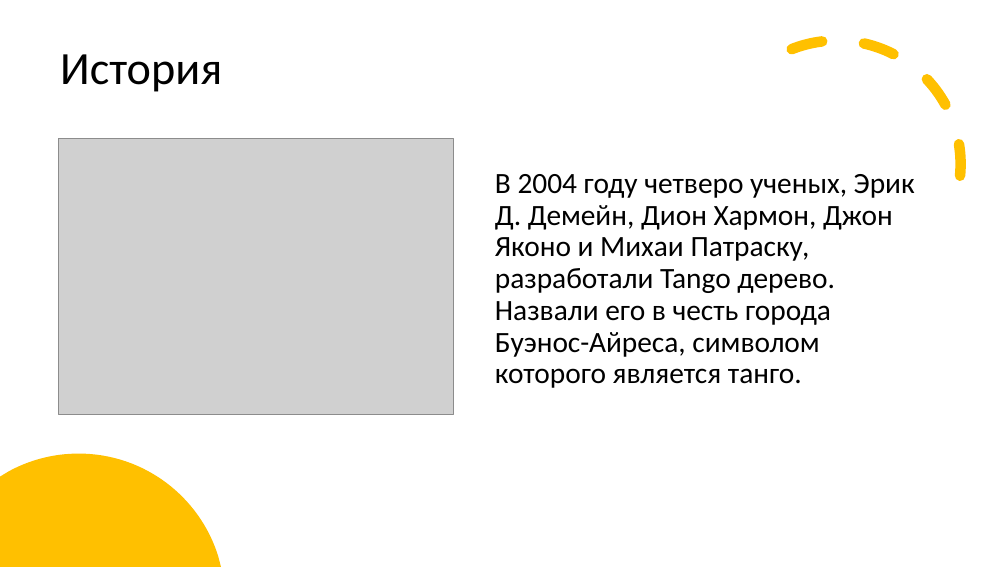
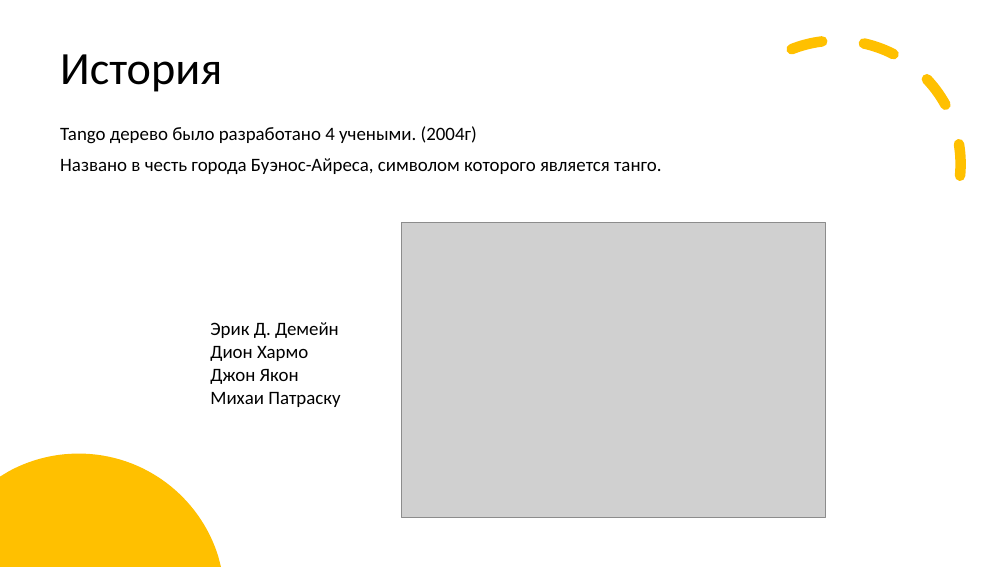
Before and after one commit to Far0ver/TangoTree, a slide deck: slide 2 of Танго дерево презентация.pptx. Drawn at 1008x567 pixels with LibreOffice and Linux fonts; fonts in the diff are those of the drawing; grey boxes stand for pictures. Boxes give left, top, right and bottom in pixels: in the first picture for what was removed or moved away, otherwise in the second. Text is boxed around its words. In the diff, an @@ line names an element or a change of style, - is before the commit and + after.

```diff
--- a/Танго дерево презентация.pptx
+++ b/Танго дерево презентация.pptx
@@ text at (60,126,662,174): text changed; size 28 to 18 pt @@
-В 2004 году четверо ученых, Эрик Д. Демейн, Дион Хармон, Джон Яконо и Михаи Патраску, разработали Tango дерево. Назвали его в честь города Буэнос-Айреса, символом которого является танго.
+Tango дерево было разработано 4 учеными. (2004г)
+Названо в честь города Буэнос-Айреса, символом которого является танго.
@@ picture: place and size @@
-picture at (58,139,453,414)
+picture at (402,222,826,518)
@@ text added at (210,322,340,407), 18 pt, text #000000 @@
+Эрик Д. Демейн Дион Хармо Джон Якон Михаи Патраску
```
Also in this commit, not shown: 12 other slides changed, 6 slides added, 3 slides removed.
